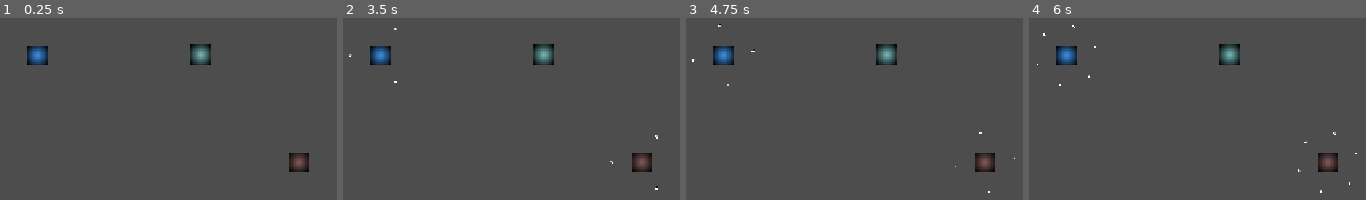
Above: before the commit, frames 1-4 (left to right).
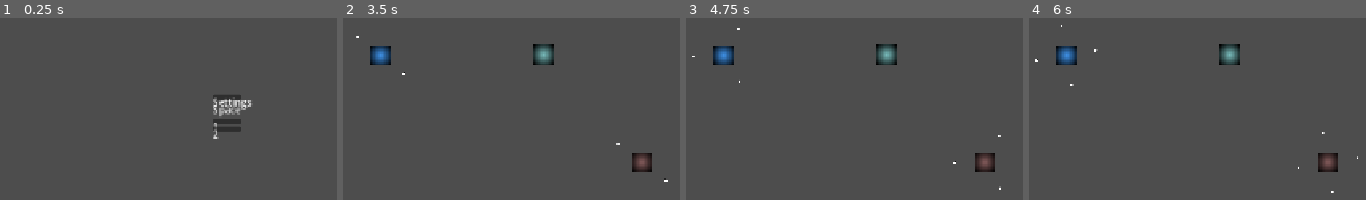
Above: after the commit, the same moments.

Repository: DevThomasS/Space
Game: Godot game, scene res://scenes/levels/main_menu.tscn
Same seed, same stepped clock (60 frames per second), same inputs: the game is played once before the commit and once after it. Before the commit the project starts from res://scenes/levels/levelOne.tscn.
Inputs (mouse positions are in pixels of both pictures, inside the frame that each line leads up to):
- Up to frame 1 (0.25 s): no input
- Up to frame 2 (3.5 s): click (568, 96) at 0.5 s, where only the run after the commit has a clickable "Settings"; click (568, 121) at 1.25 s, where only the run after the commit has a clickable "1"; tap Enter at 2 s; move the mouse to (outside the picture) at 2.02 s; click (outside the picture) at 2.17 s; tap Space at 2.75 s; move the mouse to (410, 136) at 2.77 s; click (410, 136) at 2.92 s
- Up to frame 3 (4.75 s): move the mouse to (outside the picture) at 3.52 s; click (outside the picture) at 3.67 s; tap Enter at 4.25 s; move the mouse to (outside the picture) at 4.27 s; click (outside the picture) at 4.42 s
- Up to frame 4 (6 s): move the mouse to (outside the picture) at 5.02 s; click (outside the picture) at 5.17 s; tap Space at 5.75 s; move the mouse to (outside the picture) at 5.77 s; click (outside the picture) at 5.92 s

The runs differ from the first frame. In frame 1, 3.1% of the frame differs, in the area x 8-92%, y 14-85%; in frame 2, 0.1%; in frame 3, 0.1%; in frame 4, 0.2%.

Commit message:
#3 Main Menu & Level Select
Refactored naming conventions and moved levelOne functionality to BaseLevel to be shared.

Diff:
--- a/project.godot
+++ b/project.godot
@@ -11,7 +11,7 @@
 [application]
 
 config/name="Space"
-run/main_scene="uid://bf6m3nn7ne1ur"
+run/main_scene="uid://barujq5xip6s"
 config/features=PackedStringArray("4.5", "GL Compatibility")
 config/icon="res://icon.svg"
 
--- a/scenes/levels/levelOne.tscn
+++ /dev/null
@@ -1,24 +0,0 @@
-[gd_scene load_steps=3 format=3 uid="uid://bf6m3nn7ne1ur"]
-
-[ext_resource type="Script" uid="uid://n3nrs0sfye2d" path="res://scripts/levels/levelOne.gd" id="1_s74c4"]
-[ext_resource type="PackedScene" uid="uid://07ueak18h10d" path="res://scenes/planet.tscn" id="2_bl6y6"]
-
-[node name="LevelOne" type="Node2D"]
-script = ExtResource("1_s74c4")
-
-[node name="Map" type="Node2D" parent="."]
-
-[node name="Fleets" type="Node2D" parent="."]
-
-[node name="UI" type="CanvasLayer" parent="."]
-
-[node name="PlanetA" parent="." instance=ExtResource("2_bl6y6")]
-position = Vector2(337, 268)
-faction = 1
-
-[node name="PlanetB" parent="." instance=ExtResource("2_bl6y6")]
-position = Vector2(755, 439)
-faction = 2
-
-[node name="PlanetC" parent="." instance=ExtResource("2_bl6y6")]
-position = Vector2(598, 267)
--- /dev/null
+++ b/scenes/levels/level_one.tscn
@@ -0,0 +1,24 @@
+[gd_scene load_steps=3 format=3 uid="uid://bf6m3nn7ne1ur"]
+
+[ext_resource type="Script" uid="uid://n3nrs0sfye2d" path="res://scripts/levels/level_one.gd" id="1_sn7cj"]
+[ext_resource type="PackedScene" uid="uid://07ueak18h10d" path="res://scenes/planet.tscn" id="2_63ct5"]
+
+[node name="LevelOne" type="Node2D"]
+script = ExtResource("1_sn7cj")
+
+[node name="Map" type="Node2D" parent="."]
+
+[node name="Fleets" type="Node2D" parent="."]
+
+[node name="UI" type="CanvasLayer" parent="."]
+
+[node name="PlanetA" parent="." instance=ExtResource("2_63ct5")]
+position = Vector2(337, 268)
+faction = 1
+
+[node name="PlanetB" parent="." instance=ExtResource("2_63ct5")]
+position = Vector2(755, 439)
+faction = 2
+
+[node name="PlanetC" parent="." instance=ExtResource("2_63ct5")]
+position = Vector2(598, 267)
--- /dev/null
+++ b/scenes/levels/main_menu.tscn
@@ -0,0 +1,51 @@
+[gd_scene load_steps=2 format=3 uid="uid://barujq5xip6s"]
+
+[ext_resource type="Script" uid="uid://84qw2f5fvcnn" path="res://scripts/main_menu.gd" id="1_fsby3"]
+
+[node name="MainMenu" type="CanvasLayer"]
+script = ExtResource("1_fsby3")
+
+[node name="VBoxContainer" type="VBoxContainer" parent="."]
+anchors_preset = 8
+anchor_left = 0.5
+anchor_top = 0.5
+anchor_right = 0.5
+anchor_bottom = 0.5
+offset_left = -23.0
+offset_top = -29.5
+offset_right = 23.0
+offset_bottom = 29.5
+grow_horizontal = 2
+grow_vertical = 2
+alignment = 1
+
+[node name="SettingsButton" type="Button" parent="VBoxContainer"]
+layout_mode = 2
+
+[node name="SettingsLabel" type="Label" parent="VBoxContainer/SettingsButton"]
+layout_mode = 0
+offset_right = 40.0
+offset_bottom = 23.0
+text = "Settings"
+
+[node name="GameNameLabel" type="Label" parent="VBoxContainer"]
+layout_mode = 2
+text = "Space"
+
+[node name="LevelOneButton" type="Button" parent="VBoxContainer"]
+layout_mode = 2
+
+[node name="LevelOneLabel" type="Label" parent="VBoxContainer/LevelOneButton"]
+layout_mode = 0
+offset_right = 40.0
+offset_bottom = 23.0
+text = "1"
+
+[node name="LevelTwoButton" type="Button" parent="VBoxContainer"]
+layout_mode = 2
+
+[node name="LevelTwoLabel" type="Label" parent="VBoxContainer/LevelTwoButton"]
+layout_mode = 0
+offset_right = 40.0
+offset_bottom = 23.0
+text = "2"
--- a/scripts/AI/blinky.gd
+++ b/scripts/AI/blinky.gd
@@ -1,26 +1,26 @@
 class_name Blinky extends Node
 
-@export var sendInterval := 2.5
-@export var minShipsToSend := 10
+@export var send_interval := 2.5
+@export var min_ships_to_send := 10
 
 var timer := 0.0
-var levelOne: LevelOne
+var level_one: LevelOne
 var queries: PlanetQuery
 
 func _process(delta):
 	timer += delta
-	if timer >= sendInterval:
+	if timer >= send_interval:
 		timer = 0.0
 		take_turn()
 
 func take_turn():
-	var aiPlanets = queries.get_by_faction(Planet.Faction.AI)
+	var ai_planets = queries.get_by_faction(Planet.Faction.AI)
 	var targets = queries.get_not_faction(Planet.Faction.AI)
 
-	for planet in aiPlanets:
-		if planet.availableShips() < minShipsToSend:
+	for planet in ai_planets:
+		if planet.available_ships() < send_interval:
 			continue
 
 		var target := queries.get_closest_planet(planet, targets)
 		if target:
-			levelOne.send_ships(planet, target)
+			level_one.send_ships(planet, target)
--- a/scripts/levels/levelOne.gd
+++ b/scripts/levels/base_level.gd
@@ -1,33 +1,20 @@
-class_name LevelOne extends Node2D
+class_name BaseLevel extends Node2D
 
 @onready var fleets := $Fleets
-@onready var queries := PlanetQuery.new()
-@onready var blinky := Blinky.new()
 
-var selectedPlanet: Planet = null
-var sendFraction := 0.5
+var send_fraction := 0.5
 
 func _ready():
-	add_child(queries)
-	blinky.levelOne = self
-	blinky.queries = queries
-	add_child(blinky)
+	for planet in get_tree().get_nodes_in_group("planets"):
+		planet.level_ref = self
 
-func _unhandled_input(event):
-	if event is InputEventMouseButton and event.pressed:
-		var clicked := get_planet_at_mouse()
-		if clicked:
-			handle_planet_click(clicked)
-
-func handle_planet_click(planet: Planet):
-	if selectedPlanet == null and planet.faction == Planet.Faction.PLAYER:
-		selectedPlanet = planet
-		return
-	if planet == selectedPlanet:
-		selectedPlanet = null
-		return
-	send_ships(selectedPlanet, planet)
-	selectedPlanet = null
+func check_victory() -> void:
+	var planets = get_tree().get_nodes_in_group("planets")
+	for planet in planets:
+		if planet.faction == Planet.Faction.AI:
+			return
+	print("Victory! Returning to main menu...") #TODO: just for now for clarity of change
+	get_tree().call_deferred("change_scene_to_file", "res://scenes/levels/main_menu.tscn")
 
 func send_ships(from: Planet, to: Planet):
 	if not from or not to:
@@ -36,7 +23,7 @@
 	var total := orbit.count()
 	if total == 0:
 		return
-	var to_send := int(total * sendFraction)
+	var to_send := int(total * send_fraction)
 	to_send = max(to_send, 1)
 	for i in range(to_send):
 		if orbit.count() == 0:
--- /dev/null
+++ b/scripts/levels/level_one.gd
@@ -0,0 +1,28 @@
+class_name LevelOne extends BaseLevel
+
+@onready var queries := PlanetQuery.new()
+@onready var blinky := Blinky.new()
+
+var selected_planet: Planet = null
+
+func _ready():
+	add_child(queries)
+	blinky.level_one = self
+	blinky.queries = queries
+	add_child(blinky)
+
+func _unhandled_input(event):
+	if event is InputEventMouseButton and event.pressed:
+		var clicked := get_planet_at_mouse()
+		if clicked:
+			handle_planet_click(clicked)
+
+func handle_planet_click(planet: Planet):
+	if selected_planet == null and planet.faction == Planet.Faction.PLAYER:
+		selected_planet = planet
+		return
+	if planet == selected_planet:
+		selected_planet = null
+		return
+	send_ships(selected_planet, planet)
+	selected_planet = null
--- /dev/null
+++ b/scripts/main_menu.gd
@@ -0,0 +1,15 @@
+class_name MainMenu extends CanvasLayer
+
+func _ready():
+	$VBoxContainer/SettingsButton.pressed.connect(_on_settings_pressed)
+	$VBoxContainer/LevelOneButton.pressed.connect(_on_level_one_pressed)
+	$VBoxContainer/LevelTwoButton.pressed.connect(_on_level_two_pressed)
+
+func _on_settings_pressed():
+	print("Settings not implemented yet")
+
+func _on_level_one_pressed():
+	get_tree().change_scene_to_file("res://scenes/levels/level_one.tscn")
+
+func _on_level_two_pressed():
+	print("Level 2 not implemented yet")
--- a/scripts/planet.gd
+++ b/scripts/planet.gd
@@ -3,14 +3,15 @@
 enum Faction { NEUTRAL, PLAYER, AI }
 
 @export var faction: Faction = Faction.NEUTRAL
-@export var spawnRate := 1.0
-@export var maxShips := 50
+@export var spawn_rate := 1.0
+@export var max_ships := 50
 
 @onready var sprite := $Sprite2D
 @onready var orbit: Orbit = $Orbit
 
-var spawnTimer := 0.0
+var spawn_timer := 0.0
 var defenders := 0
+var level_ref: BaseLevel
 
 func _ready():
 	z_index = 1
@@ -25,15 +26,17 @@
 			sprite.modulate = Color.CORNFLOWER_BLUE
 		Faction.AI:
 			sprite.modulate = Color.INDIAN_RED
+	if level_ref:
+		level_ref.call_deferred("check_victory")
 
 func _process(delta):
 	if faction == Faction.NEUTRAL:
 		return
-	if orbit.count() >= maxShips:
+	if orbit.count() >= max_ships:
 		return
-	spawnTimer += delta
-	if spawnTimer >= 1.0 / spawnRate:
-		spawnTimer = 0.0
+	spawn_timer += delta
+	if spawn_timer >= 1.0 / spawn_rate:
+		spawn_timer = 0.0
 		spawn_ship()
 
 func spawn_ship():
@@ -48,13 +51,13 @@
 	orbit.remove_ship(ship)
 	defenders = max(defenders - 1, 0)
 
-func receive_ship(fromFaction: Faction):
-	if fromFaction == faction:
+func receive_ship(from_faction: Faction):
+	if from_faction == faction:
 		add_reinforcement()
 		return
 	defenders -= 1
 	if defenders < 0:
-		faction = fromFaction
+		faction = from_faction
 		update_color()
 		defenders = abs(defenders)
 
--- a/scripts/ship.gd
+++ b/scripts/ship.gd
@@ -25,8 +25,5 @@
 	z_index = 0
 
 func arrive():
-	if to_planet.faction == from_planet.faction:
-		to_planet.add_reinforcement()
-	else:
-		to_planet.receive_ship(from_planet.faction)
+	to_planet.receive_ship(from_planet.faction)
 	queue_free()
Not shown: 3 places in scenes/planet.tscn that only renumber resources
Renamed: scripts/planetQuery.gd -> scripts/AI/planet_query.gd
Renamed: scripts/planetQuery.gd.uid -> scripts/AI/planet_query.gd.uid
Not shown, added: scripts/levels/base_level.gd.uid
Renamed: scripts/levels/levelOne.gd.uid -> scripts/levels/level_one.gd.uid
Not shown, added: scripts/main_menu.gd.uid
